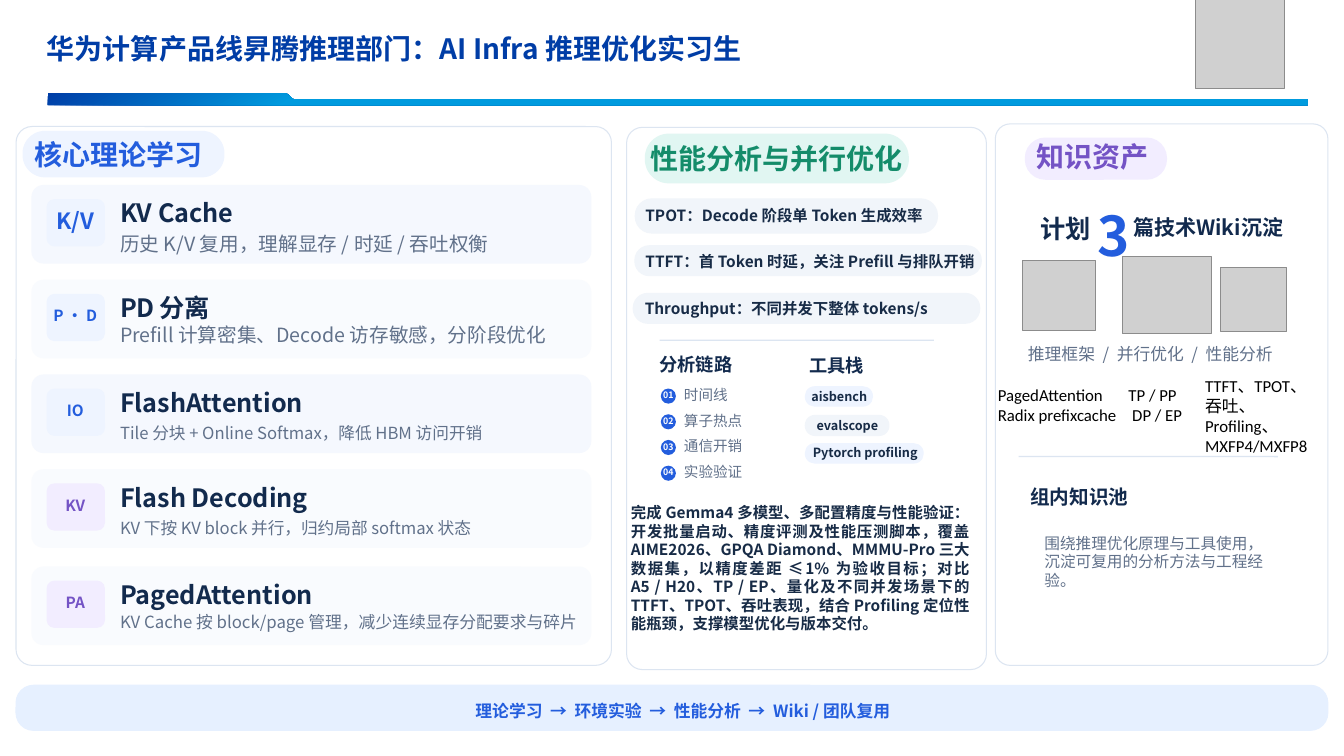
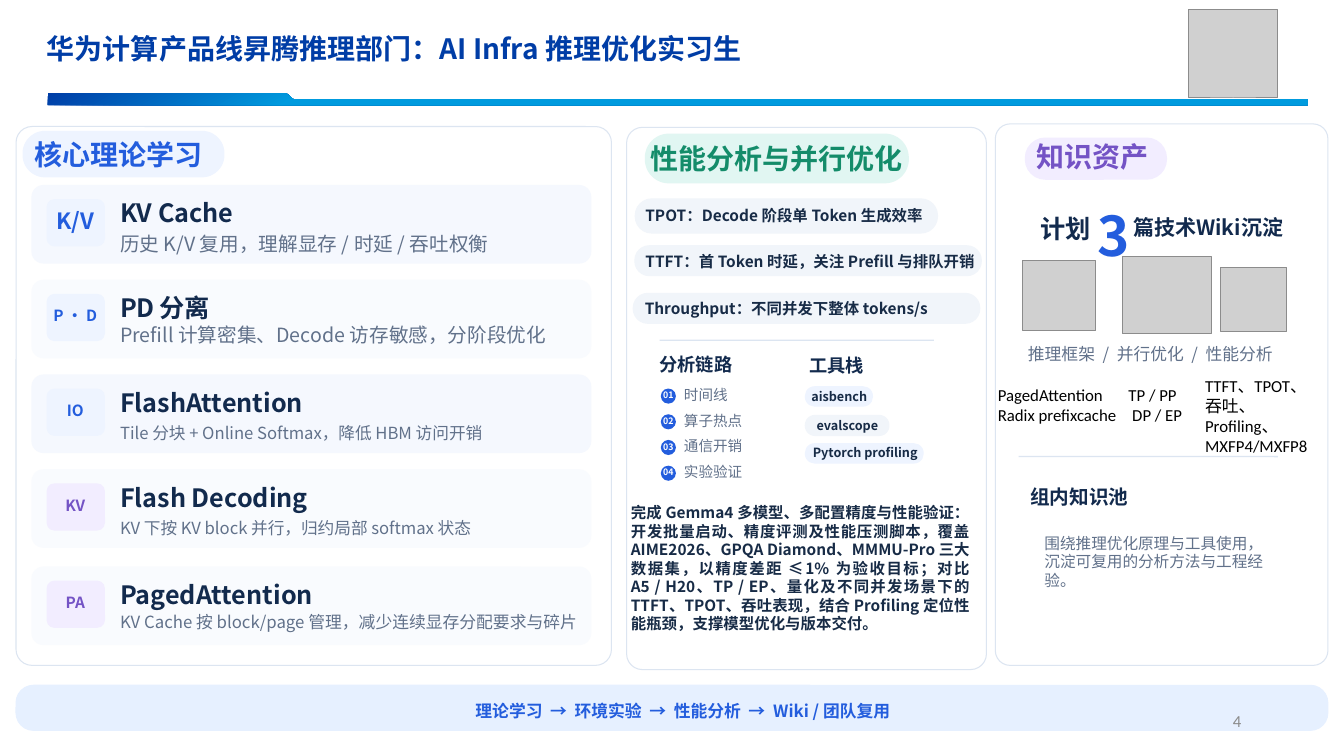
Before and after one commit to yzlbig/Picture-bed, a slide deck: slide 4 of 余志椋介绍 .pptx. Drawn at 1344x756 pixels with LibreOffice and Linux fonts; fonts in the diff are those of the drawing; grey boxes stand for pictures. Boxes give left, top, right and bottom in pixels: in the first picture for what was removed or moved away, otherwise in the second. Text is boxed around its words. In the diff, an @@ line names an element or a change of style, - is before the commit and + after.

```diff
--- a/余志椋介绍 .pptx
+++ b/余志椋介绍 .pptx
@@ picture moved from (x1=1196, y1=0, x2=1286, y2=89) to (x1=1189, y1=10, x2=1278, y2=99) @@
@@ page number added at (x1=1233, y1=716, x2=1241, y2=727), 12 pt, text #8C8C8C @@
+4
```
Also in this commit, not shown: 7 other slides changed, 4 slides added, 2 slides removed.
